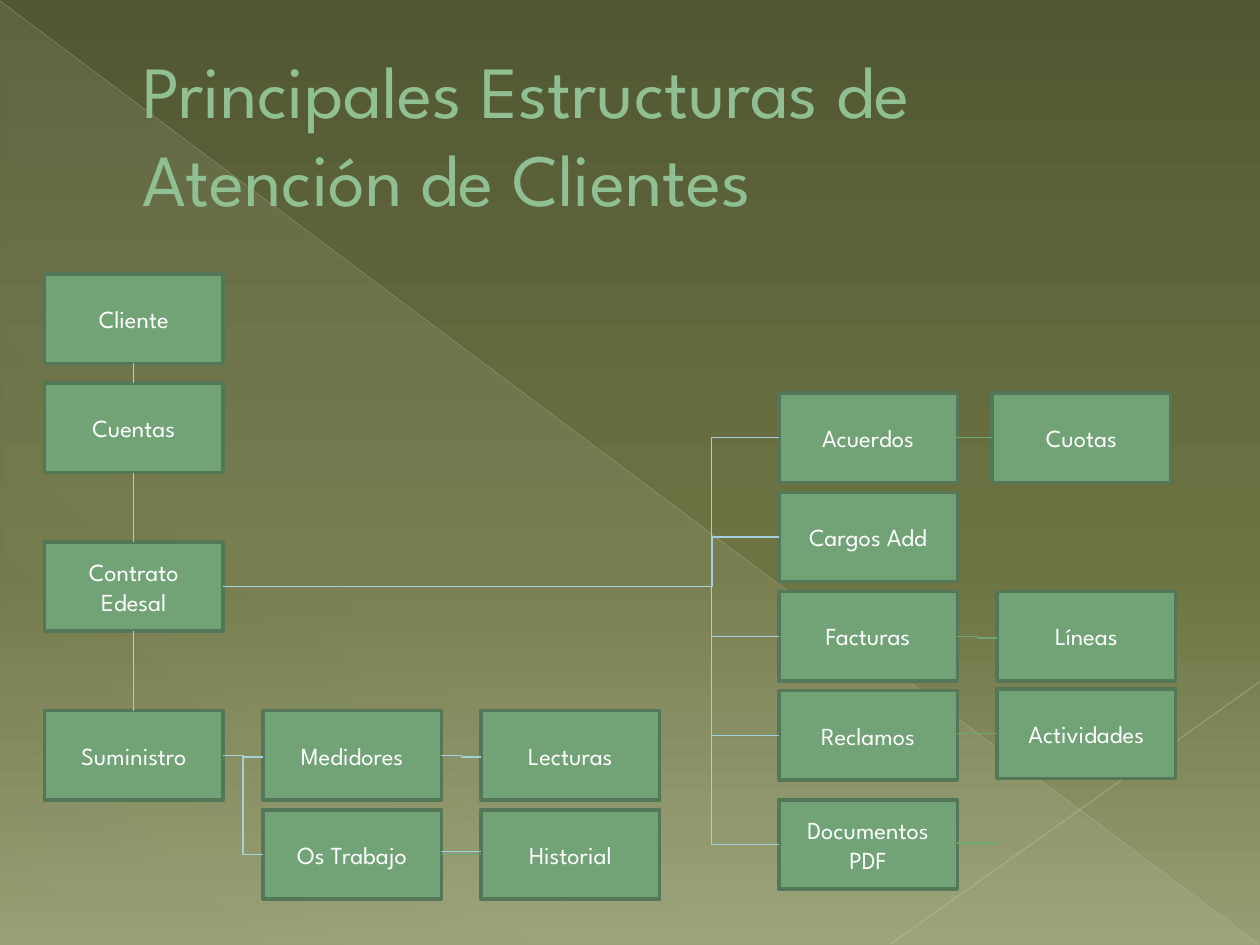
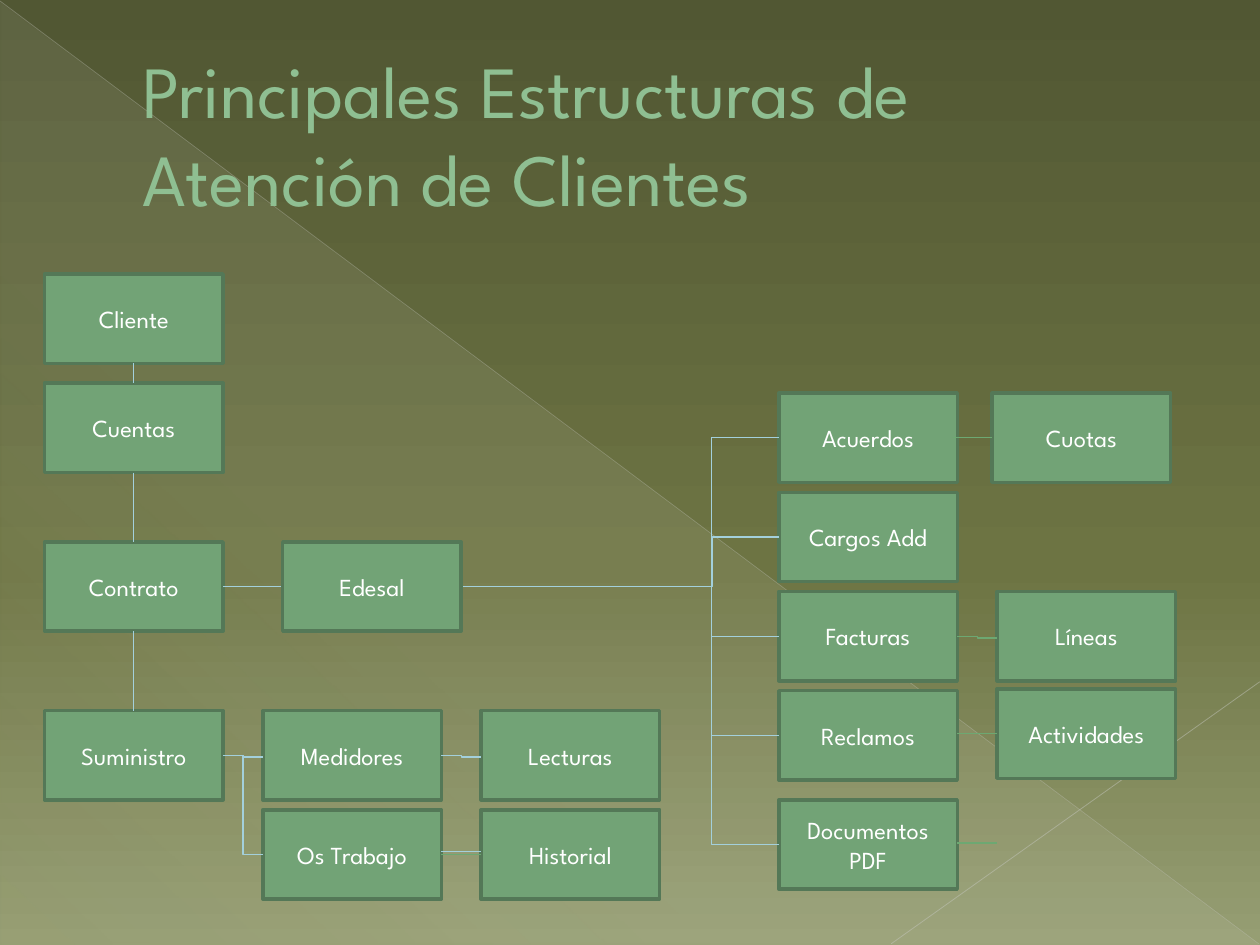
Before and after one commit to gfalav/nexx.rails, a slide deck: slide 2 of Proyecto Zeus - Rails.pptx. Drawn at 1260x945 pixels with LibreOffice and Linux fonts; fonts in the diff are those of the drawing. Boxes give left, top, right and bottom in pixels: in the first picture for what was removed or moved away, otherwise in the second. Text is boxed around its words. In the diff, an @@ line names an element or a change of style, - is before the commit and + after.

```diff
--- a/Proyecto Zeus - Rails.pptx
+++ b/Proyecto Zeus - Rails.pptx
@@ rectangle added at bbox=[282, 542, 461, 631], fill #72A376, outline #547957 2 pt, 14 pt, text #FFFFFF @@
+Edesal
@@ text in rectangle at bbox=[89, 579, 179, 596]: text changed @@
-Contrato Edesal
+Contrato
```
Also in this commit, not shown: 10 other files.
